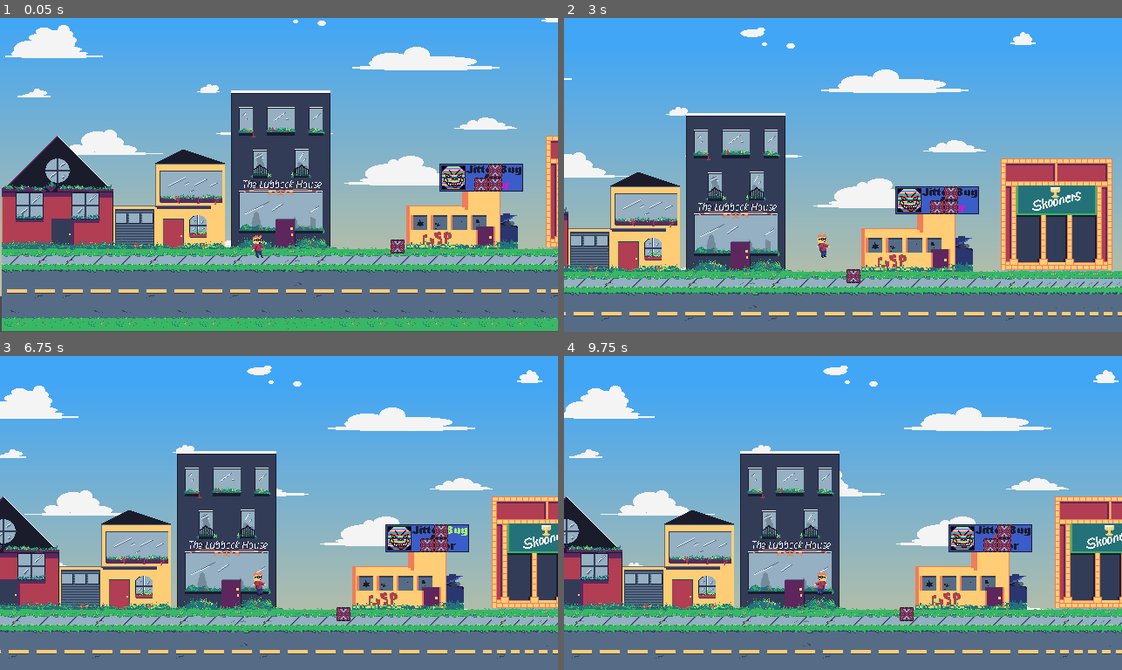
Above: before the commit, frames 1-4 (two rows, left to right).
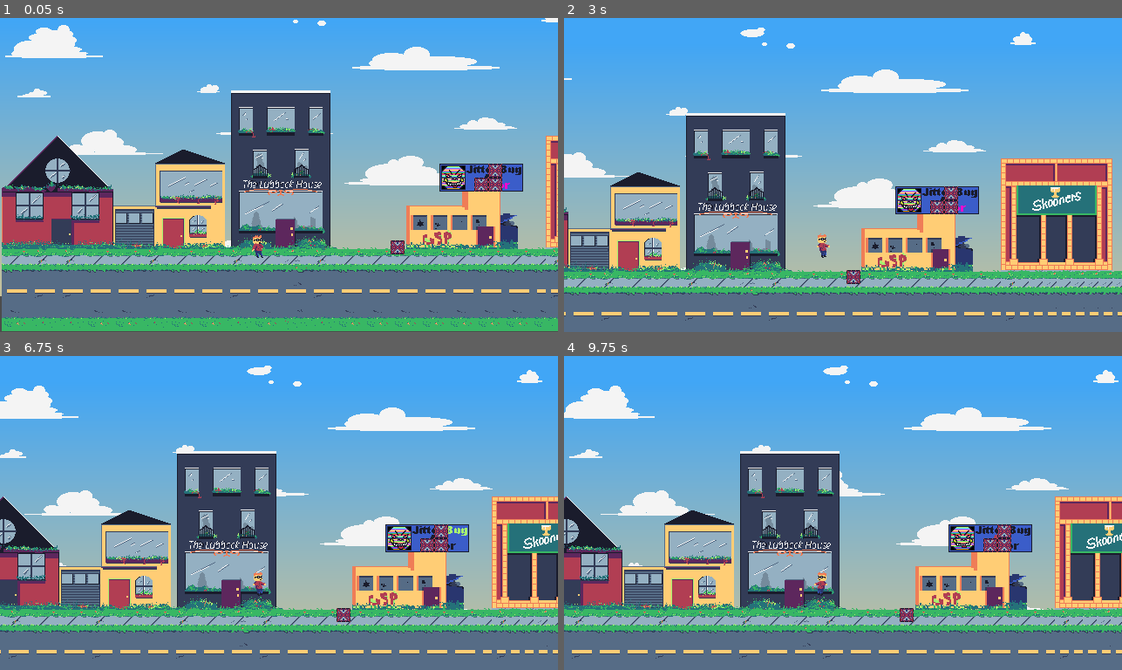
Above: after the commit, the same moments.

Repository: TylerZonies/GJ_SuperVictim
Game: Godot game, scene res://scenes/tilemaps.tscn
The game is run twice, just before and just after one commit, with the same random seed, the same clock (stepped at 60 frames per second) and the same inputs. This scene is started directly instead of the project's main scene.
Inputs:
- Up to frame 1 (0.05 s): no input
- Up to frame 2 (3 s): hold D (right) 0.53-1.28 s; hold F (push) 0.53-1.28 s; hold S (down) 1.28-2.03 s; tap F (push) at 1.35, 2.85 s; hold D (right) 2.03-2.78 s; hold F (push) 2.03-2.78 s; hold W (up) from 2.78 s (still down)
- Up to frame 3 (6.75 s): release W (up) at 3.53 s; hold F (push) 3.53-4.28 s; hold A (left) 3.53-5.03 s; tap F (push) at 4.35, 5.85 s; hold S (down) 5.03-5.78 s; hold F (push) 5.03-5.78 s; hold D (right) 5.78-6.53 s; hold W (up) from 6.53 s (still down); hold F (push) from 6.53 s (still down)
- Up to frame 4 (9.75 s): release W (up) at 7.28 s; release F (push) at 7.28 s; hold D (right) 7.28-8.03 s; tap F (push) at 7.35, 8.85 s; hold S (down) 8.03-8.78 s; hold F (push) 8.03-8.78 s; hold A (left) 8.78-9.53 s; hold W (up) from 9.53 s (still down); hold F (push) from 9.53 s (still down)

The runs differ from the first frame. In frame 1, less than 0.1% of the frame differs, in the area x 70-73%, y 70-76%; in frame 2, less than 0.1%; in frame 3, less than 0.1%; in frame 4, less than 0.1%.

Commit message:
box shit added

Diff:
--- a/SUPERVICTIM/assets/objects/box.tscn
+++ b/SUPERVICTIM/assets/objects/box.tscn
@@ -16,6 +16,7 @@
 mass = 100.0
 gravity_scale = 5.0
 contact_monitor = true
+sleeping = true
 
 [node name="collider_shape" type="CollisionShape2D" parent="box_obj"]
 shape = SubResource( 1 )
@@ -24,6 +25,7 @@
 texture = ExtResource( 1 )
 
 [node name="floorcast" type="RayCast2D" parent="box_obj"]
+position = Vector2( 0, -1.47157 )
 enabled = true
 cast_to = Vector2( 0, 10 )
 collision_mask = 14
--- a/SUPERVICTIM/scenes/tilemaps.tscn
+++ b/SUPERVICTIM/scenes/tilemaps.tscn
@@ -227,7 +227,7 @@
 position = Vector2( 566.464, 7.672 )
 
 [node name="box4" parent="boxes" instance=ExtResource( 10 )]
-position = Vector2( 454.464, 94.0853 )
+position = Vector2( 454.464, 87.672 )
 
 [node name="box2" parent="boxes" instance=ExtResource( 10 )]
 position = Vector2( 566.464, 23.672 )
--- a/SUPERVICTIM/scripts/char_scripts/main_char.gd
+++ b/SUPERVICTIM/scripts/char_scripts/main_char.gd
@@ -23,7 +23,7 @@
 	var RIGHT = Input.is_action_pressed('right')
 	var UP = Input.is_action_pressed('up')
 	var DOWN = Input.is_action_pressed('down')
-	var PUSH = Input.is_action_pressed("push")
+	var PUSH = Input.is_action_just_pressed("push")
 	x_direction = -int(LEFT) + int(RIGHT)
 	y_direction = -int(DOWN) + int(UP)
 
--- a/SUPERVICTIM/scripts/obj_scripts/box.gd
+++ b/SUPERVICTIM/scripts/obj_scripts/box.gd
@@ -8,6 +8,14 @@
 const UP = Vector2(0,-1)
 
 
+var new_pos = Vector2.ZERO
+var direction = 0
+var fall_dir = 0
+
+const speed = 1
+
+
+onready var tween = Tween.new()
 
 onready var floor_cast = get_node("box_obj/floorcast")
 onready var body = get_node("box_obj")
@@ -23,8 +31,8 @@
 	self.add_to_group("moveable")
 	raycasts = [cast_right, cast_left, cast_up]
 func _process(delta):
-	apply_gravity(delta)
-	position += velocity
+	if !_is_moving():
+		apply_gravity(delta)
 func push_object(dir, pushed = false):
 	var collisions = check_collider()
 	if collisions.size() == 0:
@@ -33,19 +41,36 @@
 		for collision in collisions:
 			match collision.dir:
 				"left","right":
-					print('in left right')
+					#print('in left right')
 					if collision.obj.check_double_push(collision.dir):
-						print('~~~~~~~~~~~~~~~~~~~~~~~~~~')
-						print('collision obj')
-						print(collision.obj)
-						print('~~~~~~~~~~~~~~~~~~~~~~~~~~')
+						#print('~~~~~~~~~~~~~~~~~~~~~~~~~~')
+						#print('collision obj')
+						#print(collision.obj)
+						#print('~~~~~~~~~~~~~~~~~~~~~~~~~~')
 						collision.obj.move(dir)
 
 				"up":
 					return
 
 func move(dir):
-	position.x += dir
+	var new_dir = Vector2(position.x + (dir * 16), position.y)
+	new_pos = new_dir
+	direction = dir
+func from_to_tween(new):
+	tween.interpolate_property(self, "position", position, new, 1.0, Tween.TRANS_CUBIC)
+	tween.start()
+
+func _is_moving():
+	if new_pos != Vector2.ZERO:
+		if position != new_pos:
+			position.x += speed * direction
+			position.y += speed * fall_dir
+			return true
+		else:
+			new_pos = Vector2.ZERO
+			direction = 0
+			fall_dir = 0
+			return false
 
 func check_double_push(dir):
 
@@ -56,8 +81,8 @@
 		if collision.dir == "up" or collision.dir == dir:
 			my_bool = false
 
-	print('check double')
-	print(my_bool)
+	#print('check double')
+	#print(my_bool)
 	return my_bool
 
 func check_on_floor():
@@ -68,13 +93,16 @@
 		#return false
 
 func apply_gravity(delta):
+	pass
 	if !check_on_floor():
-		if velocity.y < max_fall_speed:
-			velocity.y += fall_speed * delta
-		else:
-			velocity.y = max_fall_speed
-	else:
-		velocity.y = 0
+		new_pos = Vector2(position.x, position.y + 16)
+		fall_dir = 4
+#		if velocity.y < max_fall_speed:
+#			velocity.y += fall_speed * delta
+#		else:
+#			velocity.y = max_fall_speed
+#	else:
+#		velocity.y = 0
 
 func check_collider():
 	var collisions = []
